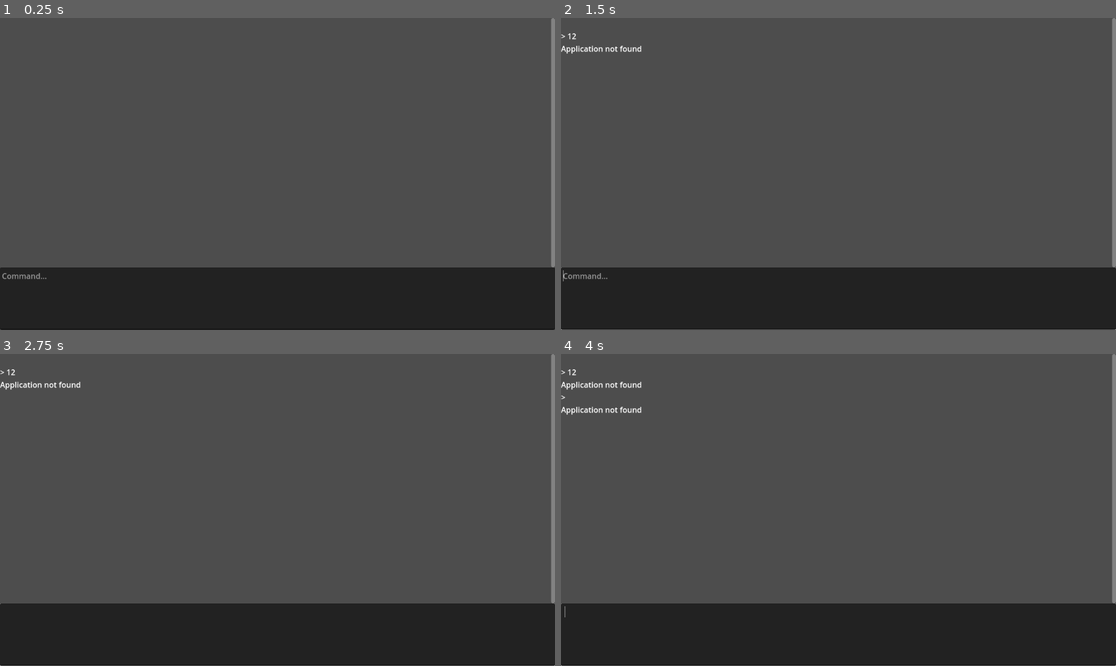
Above: before the commit, frames 1-4 (two rows, left to right).
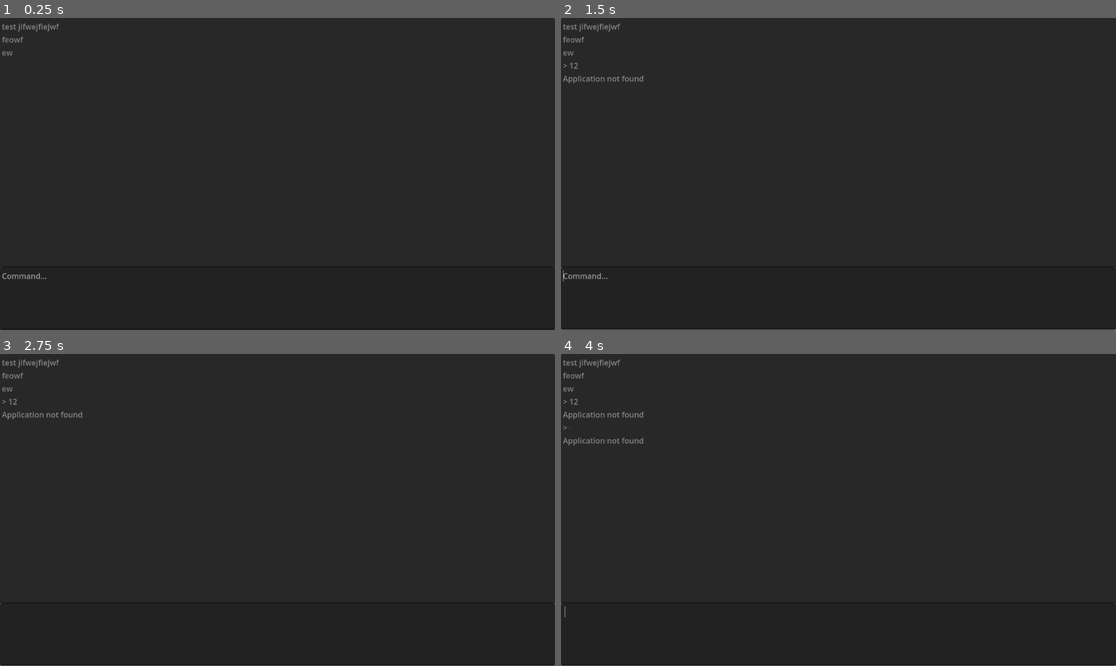
Above: after the commit, the same moments.

Repository: joryleech/Godot-Terminal
Game: Godot game, scene res://terminal/terminal_menu.tscn
Same seed, same stepped clock (60 frames per second), same inputs: the game is played once before the commit and once after it.
Inputs (mouse positions are in pixels of both pictures, inside the frame that each line leads up to):
- Up to frame 1 (0.25 s): no input
- Up to frame 2 (1.5 s): click (838, 298) at 0.52 s; type "12" at 0.6 s; tap Enter at 1.25 s
- Up to frame 3 (2.75 s): tap Space at 2 s
- Up to frame 4 (4 s): tap Enter at 2.75 s; tap Space at 3.5 s

The runs differ from the first frame. In frame 1, 80% of the frame differs, in the area x 0-100%, y 0-80%; in frame 2, 80%; in frame 3, 80%; in frame 4, 80%.

Commit message:
Text edit style log container

Diff:
--- a/terminal/terminal_menu.gd
+++ b/terminal/terminal_menu.gd
@@ -2,16 +2,17 @@
 
 
 # Called when the node enters the scene tree for the first time.
-var renderedLogs : Label
+var renderedLogs : TextEdit
 var textInput : TextEdit
 var scrollContainer : ScrollContainer
 func _ready():
 	Terminal.print_log.connect(_on_terminal_print)
 	Terminal.force_log.connect(_on_terminal_force_log)
 	textInput = get_node("TerminalInputContainer/TerminalInput")
-	renderedLogs = get_node("ScrollContainer/Logs/Label")
+	renderedLogs = get_node("ScrollContainer/Label")
 	scrollContainer = get_node("ScrollContainer")
 	scrollContainer.get_v_scroll_bar().changed.connect(_on_terminal_change_size)
+
 
 func _on_terminal_change_size():
 	scrollContainer.scroll_vertical = scrollContainer.get_v_scroll_bar().max_value
--- a/terminal/terminal_menu.tscn
+++ b/terminal/terminal_menu.tscn
@@ -28,16 +28,22 @@
 anchors_preset = -1
 anchor_right = 1.0
 anchor_bottom = 0.8
-offset_bottom = -0.400024
-follow_focus = true
-horizontal_scroll_mode = 0
-vertical_scroll_mode = 2
+offset_right = -0.0460205
+offset_bottom = -0.185974
 
-[node name="Logs" type="VBoxContainer" parent="ScrollContainer"]
+[node name="Label" type="TextEdit" parent="ScrollContainer"]
 layout_mode = 2
-
-[node name="Label" type="Label" parent="ScrollContainer/Logs"]
-layout_mode = 2
+size_flags_horizontal = 3
+size_flags_vertical = 3
+text = "test jifwejfiejwf
+feowf
+ew"
+editable = false
+draw_control_chars = true
+draw_tabs = true
+draw_spaces = true
+scroll_smooth = true
+scroll_fit_content_height = true
 
 [node name="TerminalInputContainer" type="PanelContainer" parent="."]
 layout_mode = 1
